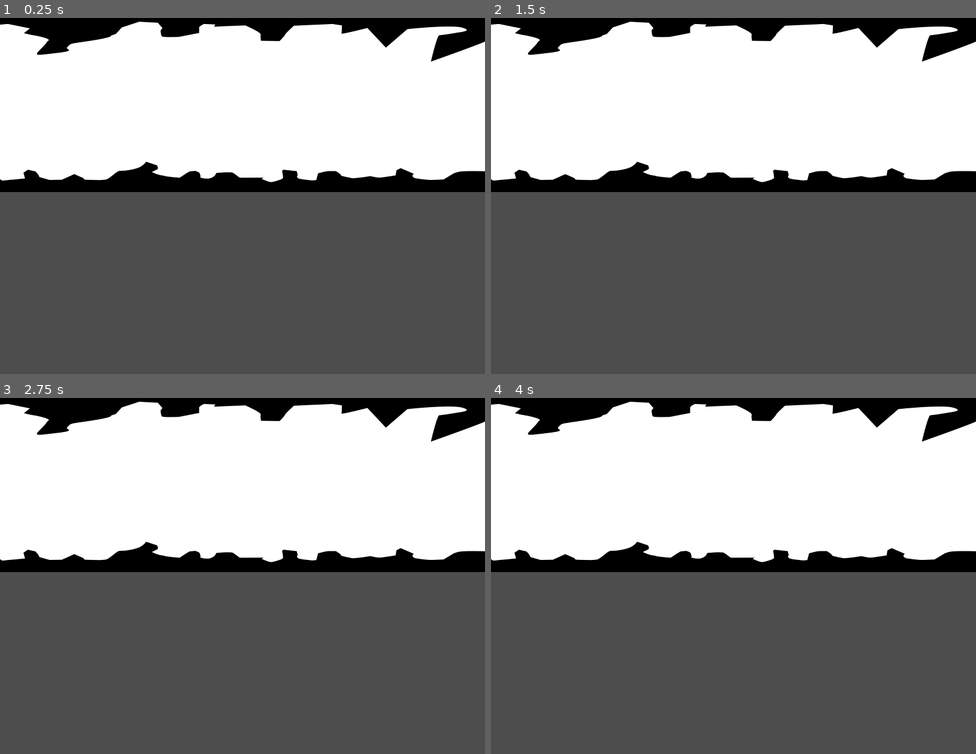
Above: before the commit, frames 1-4 (two rows, left to right).
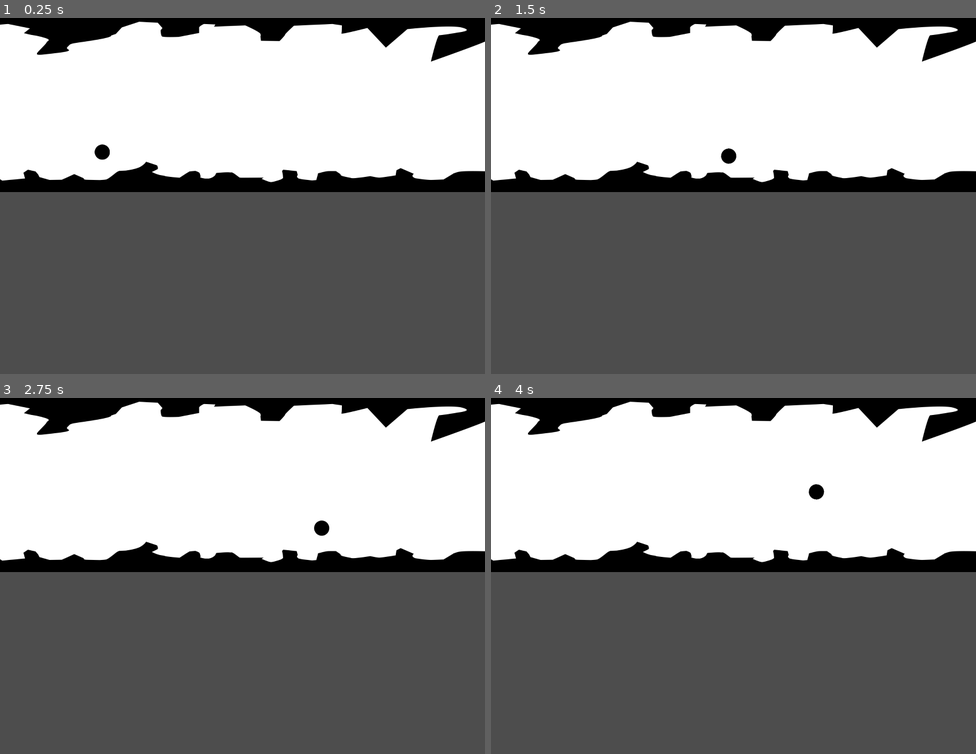
Above: after the commit, the same moments.

Repository: animastralis/trijam-ricochet
Game: Godot game, scene res://assets/world.tscn
The game is run twice, just before and just after one commit, with the same random seed, the same clock (stepped at 60 frames per second) and the same inputs.
Inputs (mouse positions are in pixels of both pictures, inside the frame that each line leads up to):
- Up to frame 1 (0.25 s): no input
- Up to frame 2 (1.5 s): move the mouse to (840, 174) at 0.52 s; click (840, 174) at 0.67 s; move the mouse to (636, 210) at 1.27 s; click (636, 210) at 1.42 s
- Up to frame 3 (2.75 s): move the mouse to (291, 490) at 2.02 s; click (291, 490) at 2.17 s
- Up to frame 4 (4 s): move the mouse to (709, 643) at 2.77 s; click (709, 643) at 2.92 s; move the mouse to (879, 625) at 3.52 s; click (879, 625) at 3.67 s

The runs differ from the first frame. In frame 1, 0.1% of the frame differs, in the area x 19-23%, y 35-40%; in frame 2, 0.1%, in the area x 47-51%, y 36-42%; in frame 3, 0.1%; in frame 4, 0.1%.

Commit message:
Added ball object

Diff:
--- /dev/null
+++ b/assets/ball.gd
@@ -0,0 +1,15 @@
+extends RigidBody2D
+
+@export var boost_strength := 1000.0
+
+
+func _input(event: InputEvent) -> void:
+	if event is InputEventMouseButton:
+		if event.button_index == MOUSE_BUTTON_LEFT:
+			if event.pressed:
+				boost(event.global_position)
+
+
+func boost(target: Vector2) -> void:
+	var boost_direction := global_position.direction_to(target)
+	apply_central_impulse(boost_direction * boost_strength)
--- /dev/null
+++ b/assets/ball.tscn
@@ -0,0 +1,20 @@
+[gd_scene format=3 uid="uid://bgwc2ccbrq1iw"]
+
+[ext_resource type="Texture2D" uid="uid://dcm54awbim4gu" path="res://assets/Ball.png" id="1_8kf32"]
+[ext_resource type="Script" uid="uid://o74mruit6hk2" path="res://assets/ball.gd" id="1_f8axv"]
+
+[sub_resource type="PhysicsMaterial" id="PhysicsMaterial_8kf32"]
+bounce = 1.0
+
+[sub_resource type="CircleShape2D" id="CircleShape2D_8kf32"]
+radius = 32.0
+
+[node name="Ball" type="RigidBody2D" unique_id=1954331888]
+physics_material_override = SubResource("PhysicsMaterial_8kf32")
+script = ExtResource("1_f8axv")
+
+[node name="Sprite2D" type="Sprite2D" parent="." unique_id=1880896522]
+texture = ExtResource("1_8kf32")
+
+[node name="CollisionShape2D" type="CollisionShape2D" parent="." unique_id=1680462489]
+shape = SubResource("CircleShape2D_8kf32")
--- a/assets/world.tscn
+++ b/assets/world.tscn
@@ -1,10 +1,16 @@
 [gd_scene format=3 uid="uid://cu5bjtr6uiu1l"]
 
 [ext_resource type="Texture2D" uid="uid://dccuijrpe3jnk" path="res://assets/lvl_01.png" id="1_l27oy"]
+[ext_resource type="PackedScene" uid="uid://bgwc2ccbrq1iw" path="res://assets/ball.tscn" id="2_ddhnk"]
+
+[sub_resource type="PhysicsMaterial" id="PhysicsMaterial_ddhnk"]
+friction = 0.5
+bounce = 1.0
 
 [node name="World" type="Node2D" unique_id=720850796]
 
 [node name="Level" type="StaticBody2D" parent="." unique_id=1782163701]
+physics_material_override = SubResource("PhysicsMaterial_ddhnk")
 
 [node name="LevelSprite" type="Sprite2D" parent="Level" unique_id=1306457515]
 position = Vector2(3840, 384)
@@ -13,5 +19,8 @@
 [node name="CollisionPolygon2D" type="CollisionPolygon2D" parent="Level" unique_id=1273727649]
 polygon = PackedVector2Array(-3, 711, 9, 720, 106, 711, 99, 686, 118, 674, 149, 680, 159, 693, 167, 706, 210, 718, 261, …(2152 unchanged characters)…
 
-[node name="CollisionPolygon2D" type="CollisionPolygon2D" parent="." unique_id=563414095]
+[node name="CollisionPolygon2D2" type="CollisionPolygon2D" parent="Level" unique_id=563414095]
 polygon = PackedVector2Array(-20, 0, -17, 66, 34, 58, 126, 77, 101, 97, 198, 119, 205, 125, 205, 130, 198, 135, 157, 18 …(2197 unchanged characters)…
+
+[node name="Ball" parent="." unique_id=1954331888 instance=ExtResource("2_ddhnk")]
+position = Vector2(432, 571)
Not shown, added: assets/ball.gd.uid
